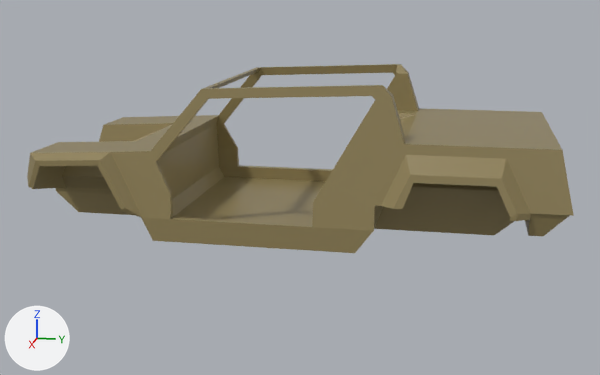
Renders of the Blender file Assets/Player/Cheetah_01.blend from each side of a commit.
Rendered twice from a 50 mm camera at (7.46, 1.57, 2.52) aimed at (0.04, 0.09, 0.67). Every picture has the same lights, and +X, +Y and +Z are marked at lower left. The first picture is the older version. The same objects are shown in both versions, whatever each file hides. Objects named as collision shapes, trigger or cutter boxes, shadow casters or lower levels of detail are left out.

The older version as bpy lines, for what is in view:
```python
me_cube = bpy.data.meshes.new('Cube')
me_cube.from_pydata(...)  # 158 vertices, 143 faces; spans x 0.0..1.14, y -2.22..2.42, z 0.0..1.34
me_cube.materials.append(mat_body)  # yellow #928358
me_cylinder_001 = bpy.data.meshes.new('Cylinder.001')
me_cylinder_001.from_pydata(...)  # 864 vertices, 865 faces; spans x 0.0..0.17, y -0.454..0.454, z -0.454..0.454
me_cylinder_001.polygons.foreach_set('use_smooth', [True] * 865)
# faces by material slot: [704, 161]
me_cylinder_001.materials.append(mat_tire)  # picture img_texturescom_various_tirecar_512_albedo_tif
me_cylinder_001.materials.append(mat_metal)  # dark grey #6c6c6c
ob_chassis = bpy.data.objects.new('chassis', me_cube)
ob_chassis.location = (0.0, 0.0, 0.4)
_m = ob_chassis.modifiers.new('Mirror', 'MIRROR')
ob_wheel_fl = bpy.data.objects.new('Wheel_FL', me_cylinder_001)
ob_wheel_fl.location = (0.9, -1.672, 0.405)
ob_wheel_fl.scale = (1.06, 1.06, 1.06)
_m = ob_wheel_fl.modifiers.new('Mirror', 'MIRROR')
ob_wheel_fl.hide_set(True)
ob_wheel_rl = bpy.data.objects.new('Wheel_RL', me_cylinder_001)
ob_wheel_rl.location = (0.9, 1.522, 0.405)
ob_wheel_rl.scale = (1.06, 1.06, 1.06)
_m = ob_wheel_rl.modifiers.new('Mirror', 'MIRROR')
ob_wheel_rl.hide_set(True)
```
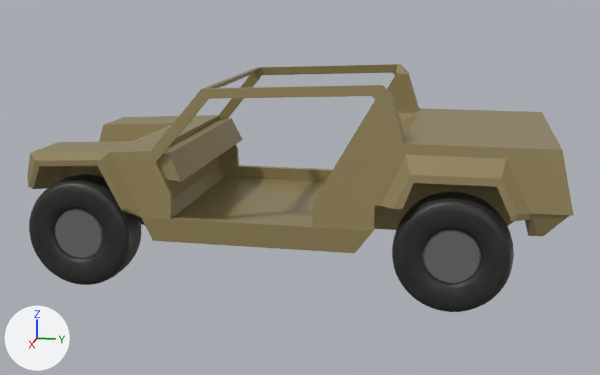
ob_wheel_fl is not drawn itself; it is the parent of ob_wheel_fl_mesh.
ob_wheel_rl is not drawn itself; it is the parent of ob_wheel_rl_mesh.

The change, as a list of edits to the scene's bpy script:
```text
Add me_cube_008_1:
    me_cube_008_1.from_pydata([(0.0, -0.993, 0.757), (0.99, -0.739, 0.552), (0.987, -0.899, 0.572), (0.959, -0.993, 0.757), (0.955, -0.846, 0.786), (0.0, -0.739, 0.552), (0.0, -0.846, 0.786)], [], [(5, 6, 4, 1), (0, 3, 4, 6), (2, 1, 4, 3)])
    me_cube_008_1.materials.append(mat_body)  # yellow #928358
Change ob_wheel_fl:
    ob_wheel_fl.scale: (1.06, 1.06, 1.06) -> (1.0, 1.0, 1.0)
    ob_wheel_fl.rotation_euler: (0.0, 0.0, 0.0) -> (0.0, 0.0, 1.571)  # degrees (0, 0, 0) -> degrees (0, 0, 90)
Change ob_wheel_rl:
    ob_wheel_rl.scale: (1.06, 1.06, 1.06) -> (1.0, 1.0, 1.0)
    ob_wheel_rl.rotation_euler: (0.0, 0.0, 0.0) -> (0.0, 0.0, 1.571)  # degrees (0, 0, 0) -> degrees (0, 0, 90)
Add ob_dashboard:
    ob_dashboard = bpy.data.objects.new('dashboard', me_cube_008_1)
    ob_dashboard.location = (0.0, 0.0, 0.35)
    _m = ob_dashboard.modifiers.new('Mirror', 'MIRROR')
Add ob_wheel_fr_mesh:
    ob_wheel_fr_mesh = bpy.data.objects.new('Wheel_FR_Mesh', me_cylinder_001)
    ob_wheel_fr_mesh.parent = ob_wheel_fr
    ob_wheel_fr_mesh.matrix_parent_inverse = Matrix(((0.0, 1.0, 0.0, 1.672), (-1.0, 0.0, 0.0, -0.9), (0.0, 0.0, 1.0, -0.405), (0.0, 0.0, 0.0, 1.0)))
    ob_wheel_fr_mesh.location = (-0.9, -1.672, 0.405)
    ob_wheel_fr_mesh.scale = (1.06, 1.06, 1.06)
    _m = ob_wheel_fr_mesh.modifiers.new('Mirror', 'MIRROR')
Add ob_wheel_rl_mesh:
    ob_wheel_rl_mesh = bpy.data.objects.new('Wheel_RL_Mesh', me_cylinder_001)
    ob_wheel_rl_mesh.parent = ob_wheel_rl
    ob_wheel_rl_mesh.matrix_parent_inverse = Matrix(((0.0, 1.0, 0.0, -1.522), (-1.0, 0.0, 0.0, 0.9), (0.0, 0.0, 1.0, -0.405), (0.0, 0.0, 0.0, 1.0)))
    ob_wheel_rl_mesh.location = (0.9, 1.522, 0.405)
    ob_wheel_rl_mesh.scale = (1.06, 1.06, 1.06)
    _m = ob_wheel_rl_mesh.modifiers.new('Mirror', 'MIRROR')
Add ob_wheel_fl_mesh:
    ob_wheel_fl_mesh = bpy.data.objects.new('Wheel_FL_Mesh', me_cylinder_001)
    ob_wheel_fl_mesh.parent = ob_wheel_fl
    ob_wheel_fl_mesh.matrix_parent_inverse = Matrix(((0.0, 1.0, 0.0, 1.672), (-1.0, 0.0, 0.0, 0.9), (0.0, 0.0, 1.0, -0.405), (0.0, 0.0, 0.0, 1.0)))
    ob_wheel_fl_mesh.location = (0.9, -1.672, 0.405)
    ob_wheel_fl_mesh.scale = (1.06, 1.06, 1.06)
    _m = ob_wheel_fl_mesh.modifiers.new('Mirror', 'MIRROR')
```

Location of each change, [x1, y1, x2, y2] in pixels of the pictures (600 x 375 px):
'Wheel_RL_Mesh', added: after [392, 191, 514, 312]
'Wheel_FL_Mesh', added: after [29, 174, 141, 285]
'dashboard', added: after [157, 118, 243, 182]
'Wheel_FR_Mesh', added (mostly hidden): after [140, 217, 145, 225]
